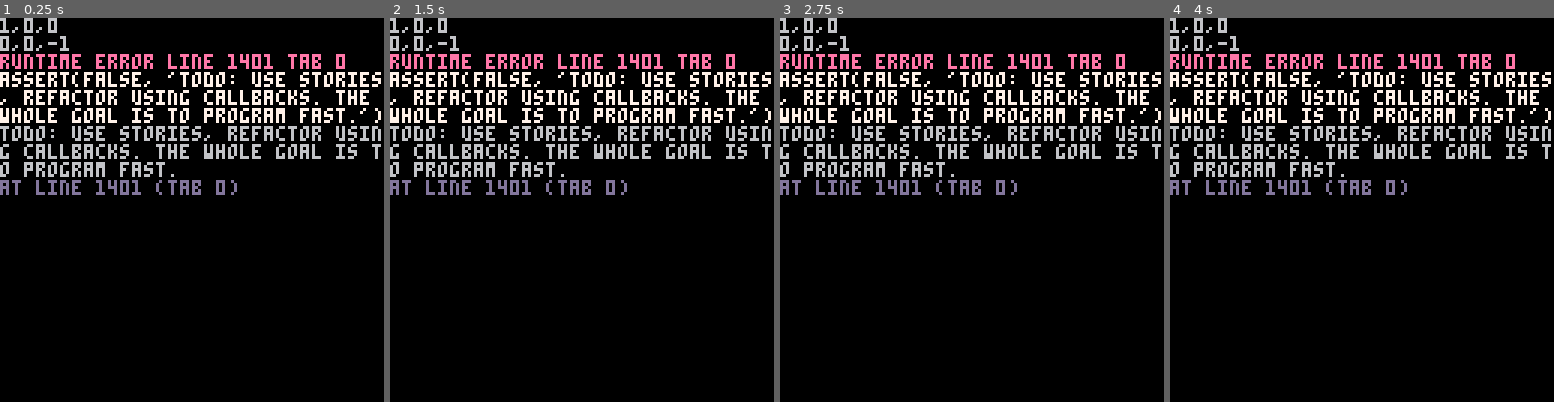
Above: before the commit, frames 1-4 (left to right).
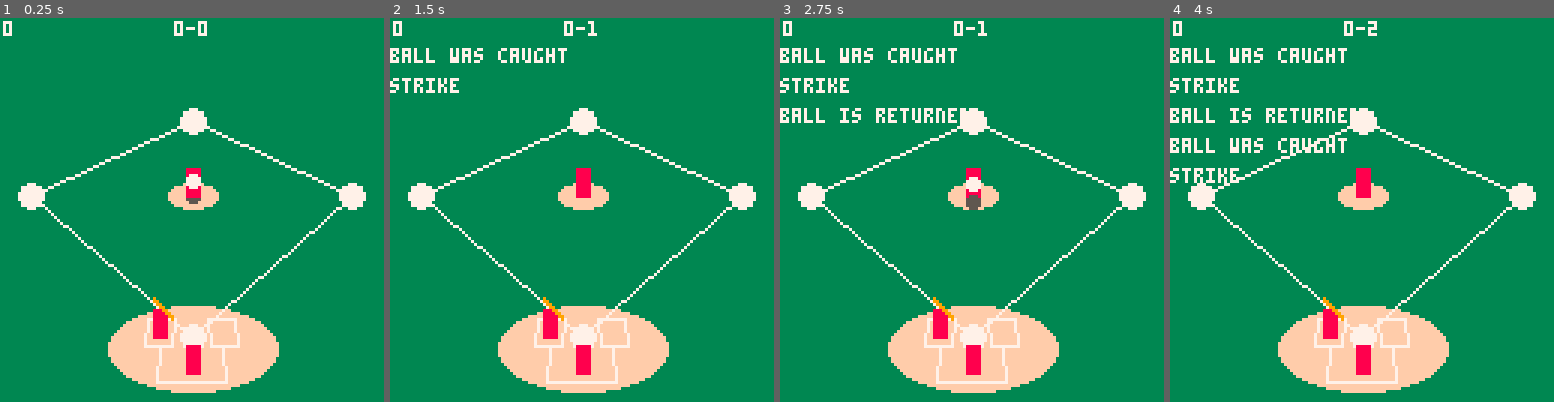
Above: after the commit, the same moments.

Repository: nucleartide/Baseball-WIth-Friends
Game: PICO-8 cartridge pico-baseball.p8
The game is run twice, just before and just after one commit, with the same random seed, the same clock (stepped at 60 frames per second) and the same inputs.
Inputs:
- Up to frame 1 (0.25 s): no input
- Up to frame 2 (1.5 s): tap O (Z key) at 0.33, 0.7, 1.43 s; tap X (X key) at 1.07 s
- Up to frame 3 (2.75 s): hold Left 1.97-2.37 s; tap X (X key) at 2.07, 2.4, 2.73 s; tap O (Z key) at 2.22 s; hold Down from 2.42 s (still down)
- Up to frame 4 (4 s): release Down at 2.82 s; hold Right 2.87-3.53 s; tap X (X key) at 3.07, 3.4, 3.73 s; tap O (Z key) at 3.1, 3.98 s; hold Up from 3.58 s (still down)

The runs differ from the first frame. In frame 1, 100% of the frame differs, in the area x 0-100%, y 0-100%; in frame 2, 100%; in frame 3, 99%; in frame 4, 99%.
Error before the commit: runtime error line 1401 tab 0; assert(false, 'todo: use stories, refactor using callbacks. the whole goal is to program fast.'); todo: use stories, refactor us…

Commit message:
refactor

Diff:
--- a/constants.lua
+++ b/constants.lua
@@ -1,24 +1,34 @@
 
-local left_wall = vec3_normalize2(vec3(1, 0, -1))
-local right_wall = vec3_normalize2(vec3(-1, 0, -1))
+--
+-- constants.
+--
 
-ball_hit_z_range = 2 -- hit if ball is within 2.5 units on the z axis.
-ball_hit_y_range = 3 -- hit if ball is within 3 units on the y axis.
-ball_catch_radius = 2 -- catch if ball is within 2.5 units.
--- note that ball_hit_z_range and ball_catch_radius should add to 5.
+left_wall = vec3_normalize2(vec3(1, 0, -1))
+right_wall = vec3_normalize2(vec3(-1, 0, -1))
 debug = true
 rel_to_home_plate_x = 7
 half_diagonal = 50 -- in world units.
 game2real = 64/50 -- baseball field dimensions are scaled down from reality to keep gameplay tight together.
 real2game = 50/64
+gravity = -50
+home_run_y_threshold = 5
 
-ball_is_foul = 'foul'
-ball_is_home_run = 'home run'
-ball_is_in_field = 'in field'
+-- note that ball_hit_z_range and ball_catch_radius should add to 5.
+ball_hit_z_range = 2 -- hit if ball is within 2.5 units on the z axis.
+ball_hit_y_range = 3 -- hit if ball is within 3 units on the y axis.
+ball_catch_radius = 2 -- catch if ball is within 2.5 units.
 
-gravity = -50
+--
+-- result states.
+--
 
-home_run_y_threshold = 5
+ball_is_foul = 0
+ball_is_home_run = 1
+ball_is_in_field = 2
+
+--
+-- entity states.
+--
 
 ball_holding = 0
 ball_throwing = 1
@@ -28,22 +38,7 @@
 batter_batting = 0 -- handles the "no swing" case.
 batter_charging = 1 -- meaning that z is held down.
 batter_swinging = 2 -- meaning that the bat is actively being swung.
--- batter_swinging_ball_was_hit = 5 -- meaning that the bat has been swung, and the ball was hit.
--- batter_swinging_ball_was_missed = 4 -- meaning that the bat has been swung, and the ball was missed.
 batter_swinging_and_hit = 3
-batter_swing_and_hit = 4
-batter_swing_and_miss = 5
-
-function did_batter_miss(b)
-    return b.state != batter_swinging_and_hit and b.state != batter_swing_and_hit
-end
-
-fielder_fielding = 0
-fielder_selecting_action = 1
-pitcher_selecting_pitch = 2
-pitcher_selecting_endpoint = 3
-
-result_strike = 0
-result_ball = 1
-result_run = 2
-result_nothing = 3
+batter_swing_and_hit = 4 -- meaning that the bat has been swung, and the ball was hit.
+batter_swing_and_miss = 5 -- meaning that the bat has been swung, and the ball was missed.
+function did_batter_miss(b) return b.state != batter_swinging_and_hit and b.state != batter_swing_and_hit end
--- a/entities.lua
+++ b/entities.lua
@@ -67,22 +67,31 @@
     return vec3(f.pos.x, f.h*.5, f.pos.z)
 end
 
-function update_fielder_and_ball(f, ball1)
-    if f.player_num~=nil and btnp(4, f.player_num) and ball1.is_owned_by==f then
-        -- grab reference.
-        local trajectory = f.pitches[1]
-
-        -- set trajectory.
-        ball1.trajectory = trajectory
-
-        -- set animation.
-        ball1.t = 0
-        ball1.throw_duration = (distance2(trajectory[1], trajectory[4]) / 200) * 60
-
-        -- set state.
-        ball1.state = ball_throwing
-        ball1.is_owned_by = nil
-    end
+function is_owner(ball1, fielder)
+    return ball1.is_owned_by == fielder
+end
+
+-- is_owner == (ball1.is_owned_by==f)
+function update_fielder(f, is_fielder_owner, on_throw)
+    if f.player_num~=nil and btnp(4, f.player_num) and is_fielder_owner then
+        on_throw()
+    end
+end
+
+function throw_ball(ball1, pitch_curve)
+    -- grab reference.
+    local trajectory = pitch_curve
+
+    -- set trajectory.
+    ball1.trajectory = trajectory
+
+    -- set animation.
+    ball1.t = 0
+    ball1.throw_duration = (distance2(trajectory[1], trajectory[4]) / 200) * 60
+
+    -- set state.
+    ball1.state = ball_throwing
+    ball1.is_owned_by = nil
 end
 
 -->8
@@ -133,12 +142,8 @@
     return worldspace(home_plate_pos, b.rel_to_home_plate_pos)
 end
 
-function update_batter_and_ball_and_score(b, ball1, score, bases)
-    if b.player_num==nil or ball1.state==ball_returning then
-        return
-    end
-
-    -- move the batter left and right.
+-- move the batter left and right.
+function move_batter(b)
     if btn(0, b.player_num) then
         b.rel_to_home_plate_pos.x -= 0.1
     end
@@ -146,63 +151,72 @@
         b.rel_to_home_plate_pos.x += 0.1
     end
     b.rel_to_home_plate_pos.x = clamp(b.rel_to_home_plate_pos.x, b.init_relx - 2.5, b.init_relx + 2.5)
-
-    -- hold x to charge.
-    if b.state==batter_batting and btnp(4, b.player_num) and ball1.state!=ball_returning then
-        b.state = batter_charging
+end
+
+function update_batter(b, ball1, bases, catcher1, on_hit)
+    if b.player_num==nil or ball1.state==ball_returning or is_owner(ball1, catcher1) then
+        b.state = batter_batting
         return
     end
 
-    -- if player is charging,
-    if b.state==batter_charging and btn(4, b.player_num) then
-        -- move the reticle up and down.
-        if btn(2, b.player_num) then
-            b.reticle_z_angle -= 0.01
-        elseif btn(3, b.player_num) then
-            b.reticle_z_angle += 0.01
-        end
-        b.reticle_z_angle = clamp(b.reticle_z_angle, .125, .375)
-
-        -- cycle the animation timer.
-        b.t = (b.t + 1)%b.charging_anim_len
-    end
-
-    -- release x to swing.
-    if b.state==batter_charging and btnr(4, b.player_num) then
-        b.state = batter_swinging
-        b.t = 0
-        return
-    end
-
-    -- if player is swinging,
-    if b.state==batter_swinging or b.state==batter_swinging_and_hit then
+    --
+    -- perform state transitions.
+    --
+
+    if b.state == batter_batting then
+        -- switch to charging state.
+        if btnp(4, b.player_num) then b.state = batter_charging end
+    elseif b.state == batter_charging then
+        if btn(4, b.player_num) then
+            -- move the reticle up and down.
+            if btn(2, b.player_num) then b.reticle_z_angle -= 0.01
+            elseif btn(3, b.player_num) then b.reticle_z_angle += 0.01 end
+            b.reticle_z_angle = clamp(b.reticle_z_angle, .125, .375)
+
+            -- cycle the animation timer.
+            b.t = (b.t + 1)%b.charging_anim_len
+        elseif btnr(4, b.player_num) then
+            -- switch to swinging state.
+            b.state = batter_swinging
+            b.t = 0
+        end
+    elseif b.state==batter_swinging or b.state==batter_swinging_and_hit then
         -- update the swing timer.
         b.t += 1
 
         -- check whether the bat is in "hit" range.
         local t = b.t / b.swing_anim_len
-        local in_range, xt = is_hit(b.rotated_knob, b.rotated_bat_end, ball1, b, t, bases)
-
-        if in_range and ball1.state == ball_throwing then
+        local in_range, xt = is_hit(ball1, b, t, bases)
+
+        -- seems sketchy, needs playtesting.
+        if in_range then
             b.state = batter_swinging_and_hit
-            hit_ball(b.rotated_knob, b.rotated_bat_end, ball1, b, t, bases)
+            on_hit(t)
         elseif b.t >= b.swing_anim_len then
-            -- swing is done, reset the bat's swinging state.
             b.t = 0
+
+            -- todo: add this in later.
+            -- b.state = b.state==batter_swinging_and_hit and batter_swing_and_hit or batter_swing_and_miss
+
+            -- for now:
             b.state = batter_batting
         end
-    end
-
-    -- compute the bat knob and bat end locatinos.
+    else
+        -- batter_swing_and_hit = 4 -- meaning that the bat has been swung, and the ball was hit.
+        -- batter_swing_and_miss = 5 -- meaning that the bat has been swung, and the ball was missed.
+    end
+
+    move_batter(b)
     compute_batter_bat_endpoints(b)
 end
 
-function is_hit(bat_knob, bat_end, ball, batter, swing_t, bases)
+function is_hit(ball, batter, swing_t, bases)
+    assert(bases~=nil)
     assert(ball~=nil)
     assert(batter~=nil)
     assert(swing_t~=nil)
 
-    bat_knob, bat_end = get_batter_bat_worldspace(batter, bases)
+    local bat_knob, bat_end = get_batter_bat_worldspace(batter, bases)
 
     -- find the t value of the ball in the x-axis.
     local ball_pos = ball.pos
@@ -240,10 +254,11 @@
     return in_swing_timing and is_in_x_range and is_in_y_range and is_in_z_range, xt
 end
 
-function hit_ball(bat_knob, bat_end, ball, batter, xt, bases)
+function hit_ball(ball, batter, xt, bases)
     log('ball was hit')
     assert(ball~=nil)
     assert(batter~=nil)
+assert(bases~=nil)
 
     local ball_pos = ball.pos
 
@@ -294,7 +309,7 @@
     bat_end.y += b.bat_knob_to_bat_end_len
 
     -- rotate depending on batter state.
-    if b.state==batter_swinging then
+    if b.state==batter_swinging or b.state==batter_swinging_and_hit then
         -- determine the swing axis.
         local swing_axis = rotate_angle_axis(vec3(0,1,0), b.reticle_z_angle + .25, vec3(0,0,1))
 
@@ -310,7 +325,6 @@
         b.rotated_knob = rotate_angle_axis(rotated_knob, swing_angle, swing_axis)
         b.rotated_bat_end = rotate_angle_axis(rotated_bat_end, swing_angle, swing_axis)
     else
-        -- elseif b.state==batter_batting or b.state==batter_charging then
         -- determine points for bat_knob and bat_end.
         local angle = b.bat_z_angle
         b.rotated_knob = rotate_angle_axis(knob, angle, vec3(0, 0, 1))
@@ -608,7 +622,7 @@
     delay(on_return_ball_catcher2pitcher, 60)
 end
 
-function throw_ball(b, fielders, catcher1, pitcher1, active_batter, on_return_ball_fielder2pitcher, score)
+function update_ball_throwing(b, fielders, catcher1, pitcher1, active_batter, on_return_ball_fielder2pitcher, score)
     -- update the ball's position.
     local t = b.t / b.throw_duration
     cubic_bezier_fixed_sample(100, b.trajectory, t, b.pos)
--- a/game_state.lua
+++ b/game_state.lua
@@ -1,11 +1,3 @@
-
-assert(false, 'todo: use stories, refactor using callbacks. the whole goal is to program fast.')
-assert(false, 'restrict when the batter is able to bat. seems buggy.')
-assert(false, 'review state definitions')
-assert(false, 'review when state is getting mutated in game loop')
-assert(false, 'conditions for state transitions are too complex')
-assert(false, 'refactor using state machine pattern')
-assert(false, 'add exhaustive state machine? whats slowing me down')
 
 do -- Start game state scope.
 
@@ -95,11 +87,16 @@
 end
 
 function update_game()
-    update_fielder_and_ball(pitcher1, ball1)
-    update_batter_and_ball_and_score(batter1, ball1, score, bases)
+    update_fielder(pitcher1, is_owner(ball1, pitcher1), function()
+        throw_ball(ball1, pitcher1.pitches[1])
+    end)
+
+    update_batter(batter1, ball1, bases, catcher1, function(swing_t)
+        hit_ball(ball1, batter1, swing_t, bases)
+    end)
 
     if ball1.state == ball_throwing then
-        throw_ball(ball1, fielders, catcher1, pitcher1, active_batter, on_return_ball_fielder2pitcher, score)
+        update_ball_throwing(ball1, fielders, catcher1, pitcher1, active_batter, on_return_ball_fielder2pitcher, score)
     elseif ball1.state == ball_idle_physical_obj then
         simulate_ball_physics(ball1, fielders, catcher1, pitcher1, active_batter, score, on_return_ball_catcher2pitcher)
     elseif ball1.state == ball_holding then
